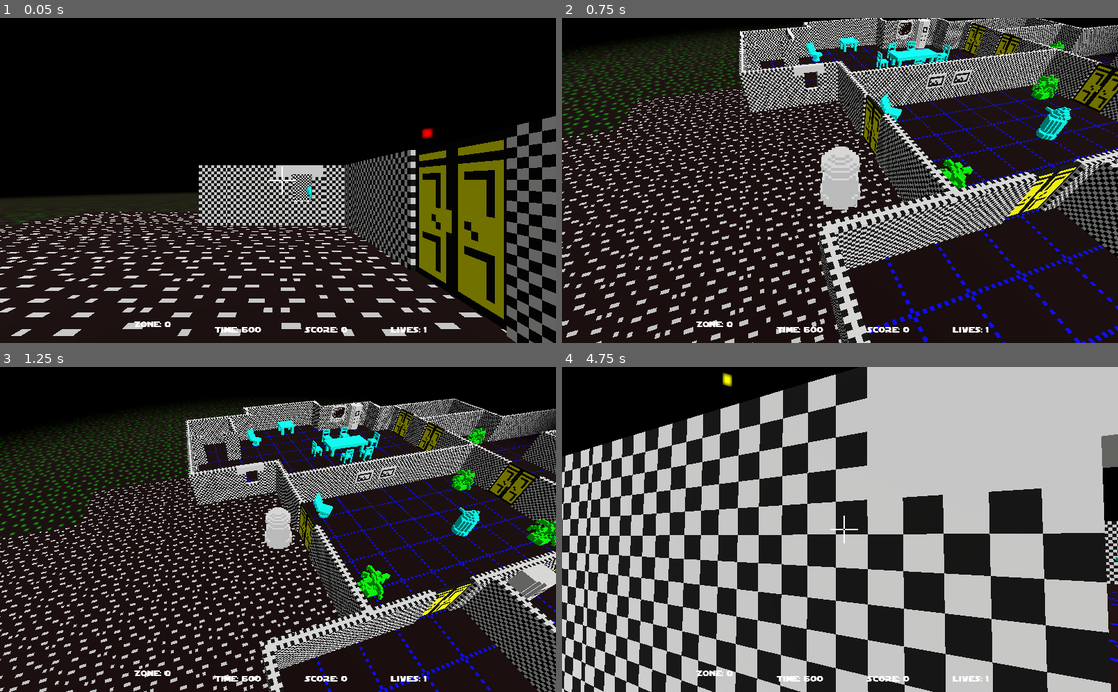
Above: before the commit, frames 1-4 (two rows, left to right).
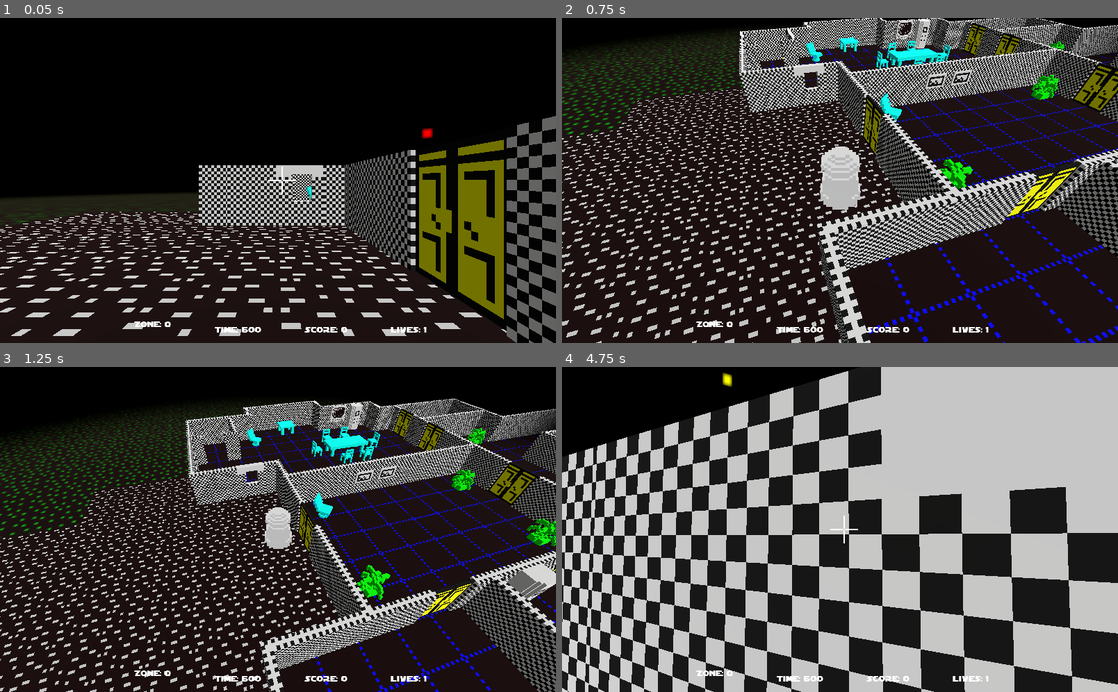
Above: after the commit, the same moments.

Repository: SteveSmith16384/LaserSquadFPS
Game: Godot game, scene res://Main.tscn
Two runs of this game, one before a commit and one after it. Both use one fixed random seed, a clock stepped at 60 frames per second and the inputs below.
Inputs (mouse positions are in pixels of both pictures, inside the frame that each line leads up to):
- Up to frame 1 (0.05 s): no input
- Up to frame 2 (0.75 s): move the mouse to (867, 180) at 0.52 s; hold W (move_forward) from 0.53 s (still down); tap 2 (camera_back) at 0.6 s
- Up to frame 3 (1.25 s): keep holding W (move_forward)
- Up to frame 4 (4.75 s): keep holding W (move_forward); move the mouse to (812, 529) at 1.27 s; tap 1 (camera_fwd) at 1.35, 4.35 s; move the mouse to (851, 523) at 2.02 s; press the mouse at (851, 523) at 2.03 s; move the mouse to (834, 536) at 2.77 s; release the mouse at (834, 536) at 2.78 s; tap F (toggle_first_person) at 2.85 s; move the mouse to (878, 532) at 3.52 s; tap 2 (camera_back) at 3.6 s; move the mouse to (795, 526) at 4.27 s

Frame 1 is identical in both runs. In frame 2, 0.4% of the frame differs, in the area x 50-92%, y 14-38%; in frame 3, 0.3%; in frame 4, 32%, in the area x 0-100%, y 0-100%.

Commit message:
Droids now shoot

Diff:
--- a/src/PlayersBullet.tscn
+++ b/src/Bullet.tscn
@@ -1,8 +1,8 @@
 [gd_scene load_steps=6 format=2]
 
-[ext_resource path="res://PlayersBullet.gd" type="Script" id=1]
+[ext_resource path="res://Bullet.gd" type="Script" id=1]
+[ext_resource path="res://Assets/models/laser_bolt.obj" type="ArrayMesh" id=2]
 [ext_resource path="res://Assets/models/laser_bolt.png" type="Texture" id=3]
-[ext_resource path="res://Assets/models/laser_bolt.obj" type="ArrayMesh" id=4]
 
 [sub_resource type="SpatialMaterial" id=1]
 flags_unshaded = true
@@ -17,10 +17,11 @@
 
 [node name="MeshInstance" type="MeshInstance" parent="."]
 transform = Transform( -1.62921e-07, 0, -1, 0, 1, 0, 1, 0, -1.62921e-07, -1.95131, 0, 1.95155 )
-mesh = ExtResource( 4 )
+mesh = ExtResource( 2 )
 material/0 = SubResource( 1 )
 
 [node name="CollisionShape" type="CollisionShape" parent="."]
+transform = Transform( 1, 0, 0, 0, 1, 0, 0, 0, 1, 0, 0.0505158, 0 )
 shape = SubResource( 2 )
 
 [node name="Timer" type="Timer" parent="."]
--- a/src/EnemyDroid.gd
+++ b/src/EnemyDroid.gd
@@ -1,4 +1,6 @@
 extends KinematicBody
+
+var bullet_class = preload("res://Bullet.tscn")
 
 var main : Main
 var player : Spatial
@@ -45,4 +47,13 @@
 func _on_Area_body_exited(body):
 	if body == player:
 		player_in_area = false
-	pass # Replace with function body.
+	pass
+
+
+func _on_ShootTimer_timeout():
+	if player_in_area && can_see_player:
+		var bullet : Bullet = bullet_class.instance()
+		main.add_child(bullet)
+		bullet.transform = global_transform
+		bullet.translation = get_node("Muzzle").global_transform.origin
+	pass
--- a/src/EnemyDroid.tscn
+++ b/src/EnemyDroid.tscn
@@ -27,5 +27,12 @@
 
 [node name="CollisionShape" type="CollisionShape" parent="Area"]
 shape = SubResource( 2 )
+
+[node name="ShootTimer" type="Timer" parent="."]
+autostart = true
+
+[node name="Muzzle" type="Spatial" parent="."]
+transform = Transform( 1, 0, 0, 0, 1, 0, 0, 0, 1, 0, 1.17032, -0.835943 )
 [connection signal="body_entered" from="Area" to="." method="_on_Area_body_entered"]
 [connection signal="body_exited" from="Area" to="." method="_on_Area_body_exited"]
+[connection signal="timeout" from="ShootTimer" to="." method="_on_ShootTimer_timeout"]
--- a/src/Player/LaserGun.gd
+++ b/src/Player/LaserGun.gd
@@ -21,7 +21,7 @@
 
 	current_ammo = clip_size
 
-	bullet_class = preload("res://PlayersBullet.tscn")
+	bullet_class = preload("res://Bullet.tscn")
 	pass
 
 
--- a/src/Player/Weapons/gun.tscn
+++ b/src/Player/Weapons/gun.tscn
@@ -9,4 +9,4 @@
 cast_shadow = 0
 
 [node name="Muzzle" type="Spatial" parent="." index="1"]
-transform = Transform( 1, 0, 0, 0, 1, 0, 0, 0, 1, 0, 0.110132, -0.972016 )
+transform = Transform( 1, 0, 0, 0, 1, 0, 0, 0, 1, 0, 0.110132, -0.504404 )
--- /dev/null
+++ b/src/SternersHouse.gd
@@ -0,0 +1,21 @@
+extends Spatial
+
+
+
+func _ready():
+	place_droids()
+	pass # Replace with function body.
+
+
+func place_droids():
+	var droid_start_positions = $DroidStartPositions
+	var droids = get_tree().get_nodes_in_group("droid")
+	for droid in droids:
+		var idx = Globals.rnd.randi_range(0, droid_start_positions.get_child_count()-1)
+		droid.translation = droid_start_positions.get_child(idx).translation;
+		droid_start_positions.remove_child(droid_start_positions.get_child(idx))
+	pass
+
+# Called every frame. 'delta' is the elapsed time since the previous frame.
+#func _process(delta):
+#	pass
--- a/src/SternersHouse.tscn
+++ b/src/SternersHouse.tscn
@@ -21,8 +21,10 @@
 [ext_resource path="res://Wall_Window.tscn" type="PackedScene" id=19]
 [ext_resource path="res://Picture.tscn" type="PackedScene" id=20]
 [ext_resource path="res://EnemyDroid.tscn" type="PackedScene" id=21]
+[ext_resource path="res://SternersHouse.gd" type="Script" id=22]
 
 [node name="SternersHouse" type="Spatial"]
+script = ExtResource( 22 )
 
 [node name="Picture" parent="." instance=ExtResource( 20 )]
 transform = Transform( -1.62921e-07, 0, 1, 0, 1, 0, -1, 0, -1.62921e-07, 8.1829, 0, -1.75746 )
@@ -120,6 +122,15 @@
 [node name="Door12" parent="." instance=ExtResource( 16 )]
 transform = Transform( -1.62921e-07, 0, 1, 0, 1, 0, -1, 0, -1.62921e-07, 41.6, 0, 9.6 )
 
+[node name="Door17" parent="." instance=ExtResource( 16 )]
+transform = Transform( -1.62921e-07, 0, 1, 0, 1, 0, -1, 0, -1.62921e-07, 36.8, 0, 9.6 )
+
+[node name="Door19" parent="." instance=ExtResource( 16 )]
+transform = Transform( -1.62921e-07, 0, 1, 0, 1, 0, -1, 0, -1.62921e-07, 36.8, 0, 1.6 )
+
+[node name="Door18" parent="." instance=ExtResource( 16 )]
+transform = Transform( -1.62921e-07, 0, 1, 0, 1, 0, -1, 0, -1.62921e-07, 19.2, 0, 19.2 )
+
 [node name="Door13" parent="." instance=ExtResource( 16 )]
 transform = Transform( -1.62921e-07, 0, 1, 0, 1, 0, -1, 0, -1.62921e-07, 17.6, 0, -3.2 )
 
@@ -132,6 +143,9 @@
 [node name="Door8" parent="." instance=ExtResource( 16 )]
 transform = Transform( 1, 0, 0, 0, 1, 0, 0, 0, 1, 14.4, 0, 17.6 )
 
+[node name="Door16" parent="." instance=ExtResource( 16 )]
+transform = Transform( 1, 0, 0, 0, 1, 0, 0, 0, 1, 22.4, 0, 16 )
+
 [node name="Table" parent="." instance=ExtResource( 9 )]
 transform = Transform( 1, 0, 0, 0, 1, 0, 0, 0, 1, 8, 0, -9.6 )
 
@@ -1448,12 +1462,18 @@
 [node name="WallHalf2" parent="." instance=ExtResource( 4 )]
 transform = Transform( 1, 0, 0, 0, 1, 0, 0, 0, 1, 4.32116, 0, 8.00341 )
 
+[node name="WallHalf28" parent="." instance=ExtResource( 4 )]
+transform = Transform( 1, 0, 0, 0, 1, 0, 0, 0, 1, 23.5212, 0, 16.0034 )
+
 [node name="WallHalf22" parent="." instance=ExtResource( 4 )]
 transform = Transform( 1, 0, 0, 0, 1, 0, 0, 0, 1, 41.1212, 0, 0.0034132 )
 
 [node name="WallHalf18" parent="." instance=ExtResource( 4 )]
 transform = Transform( 1, 0, 0, 0, 1, 0, 0, 0, 1, 18.0819, 0, 4.80341 )
 
+[node name="WallHalf29" parent="." instance=ExtResource( 4 )]
+transform = Transform( 1, 0, 0, 0, 1, 0, 0, 0, 1, 21.2819, 0, 16.0034 )
+
 [node name="WallHalf19" parent="." instance=ExtResource( 4 )]
 transform = Transform( 1, 0, 0, 0, 1, 0, 0, 0, 1, 0.481922, 0, -6.39659 )
 
@@ -1475,6 +1495,15 @@
 [node name="WallHalf11" parent="." instance=ExtResource( 4 )]
 transform = Transform( -1.62921e-07, 0, 1, 0, 1, 0, -1, 0, -1.62921e-07, 48.0006, 0, 3.65076 )
 
+[node name="WallHalf24" parent="." instance=ExtResource( 4 )]
+transform = Transform( -1.62921e-07, 0, 1, 0, 1, 0, -1, 0, -1.62921e-07, 19.2006, 0, 18.0508 )
+
+[node name="WallHalf25" parent="." instance=ExtResource( 4 )]
+transform = Transform( -1.62921e-07, 0, 1, 0, 1, 0, -1, 0, -1.62921e-07, 36.8006, 0, 8.45076 )
+
+[node name="WallHalf31" parent="." instance=ExtResource( 4 )]
+transform = Transform( -1.62921e-07, 0, 1, 0, 1, 0, -1, 0, -1.62921e-07, 36.8006, 0, 0.45076 )
+
 [node name="WallHalf12" parent="." instance=ExtResource( 4 )]
 transform = Transform( -1.62921e-07, 0, 1, 0, 1, 0, -1, 0, -1.62921e-07, 17.6006, 0, -7.54924 )
 
@@ -1499,6 +1528,15 @@
 [node name="WallHalf14" parent="." instance=ExtResource( 4 )]
 transform = Transform( -1.62921e-07, 0, 1, 0, 1, 0, -1, 0, -1.62921e-07, 41.6105, 0, 2.72856 )
 
+[node name="WallHalf26" parent="." instance=ExtResource( 4 )]
+transform = Transform( -1.62921e-07, 0, 1, 0, 1, 0, -1, 0, -1.62921e-07, 36.8105, 0, 10.7286 )
+
+[node name="WallHalf30" parent="." instance=ExtResource( 4 )]
+transform = Transform( -1.62921e-07, 0, 1, 0, 1, 0, -1, 0, -1.62921e-07, 36.8105, 0, 2.72856 )
+
+[node name="WallHalf27" parent="." instance=ExtResource( 4 )]
+transform = Transform( -1.62921e-07, 0, 1, 0, 1, 0, -1, 0, -1.62921e-07, 19.2105, 0, 20.3286 )
+
 [node name="WallHalf15" parent="." instance=ExtResource( 4 )]
 transform = Transform( -1.62921e-07, 0, 1, 0, 1, 0, -1, 0, -1.62921e-07, 46.4104, 0, -5.27144 )
 
@@ -1511,5 +1549,94 @@
 [node name="WallHalf21" parent="." instance=ExtResource( 4 )]
 transform = Transform( -1.62921e-07, 0, 1, 0, 1, 0, -1, 0, -1.62921e-07, 24.0105, 0, 7.52856 )
 
-[node name="EnemyDroid" parent="." instance=ExtResource( 21 )]
+[node name="EnemyDroid1" parent="." groups=[
+"droid",
+] instance=ExtResource( 21 )]
 transform = Transform( 1, 0, 0, 0, 1, 0, 0, 0, 1, 12.8, 0, 4.8 )
+
+[node name="EnemyDroid2" parent="." groups=[
+"droid",
+] instance=ExtResource( 21 )]
+transform = Transform( 1, 0, 0, 0, 1, 0, 0, 0, 1, 12.8, 0, 4.8 )
+
+[node name="EnemyDroid3" parent="." groups=[
+"droid",
+] instance=ExtResource( 21 )]
+transform = Transform( 1, 0, 0, 0, 1, 0, 0, 0, 1, 12.8, 0, 4.8 )
+
+[node name="EnemyDroid4" parent="." groups=[
+"droid",
+] instance=ExtResource( 21 )]
+transform = Transform( 1, 0, 0, 0, 1, 0, 0, 0, 1, 12.8, 0, 4.8 )
+
+[node name="EnemyDroid5" parent="." groups=[
+"droid",
+] instance=ExtResource( 21 )]
+transform = Transform( 1, 0, 0, 0, 1, 0, 0, 0, 1, 12.8, 0, 4.8 )
+
+[node name="SternerStartPositions" type="Spatial" parent="."]
+
+[node name="SternerStartPosition1" type="Spatial" parent="SternerStartPositions"]
+transform = Transform( 1, 0, 0, 0, 1, 0, 0, 0, 1, 1.6, 0, -8 )
+
+[node name="SternerStartPosition2" type="Spatial" parent="SternerStartPositions"]
+transform = Transform( 1, 0, 0, 0, 1, 0, 0, 0, 1, 22.4, 0, -6.4 )
+
+[node name="SternerStartPosition3" type="Spatial" parent="SternerStartPositions"]
+transform = Transform( 1, 0, 0, 0, 1, 0, 0, 0, 1, 22.4, 0, 6.4 )
+
+[node name="SternerStartPosition4" type="Spatial" parent="SternerStartPositions"]
+transform = Transform( 1, 0, 0, 0, 1, 0, 0, 0, 1, 32, 0, 6.4 )
+
+[node name="SternerStartPosition5" type="Spatial" parent="SternerStartPositions"]
+transform = Transform( 1, 0, 0, 0, 1, 0, 0, 0, 1, 46.4, 0, 11.2 )
+
+[node name="SternerStartPosition6" type="Spatial" parent="SternerStartPositions"]
+transform = Transform( 1, 0, 0, 0, 1, 0, 0, 0, 1, 25.6, 0, 20.8 )
+
+[node name="SternerStartPosition7" type="Spatial" parent="SternerStartPositions"]
+transform = Transform( 1, 0, 0, 0, 1, 0, 0, 0, 1, 4.8, 0, 20.8 )
+
+[node name="SternerStartPosition8" type="Spatial" parent="SternerStartPositions"]
+transform = Transform( 1, 0, 0, 0, 1, 0, 0, 0, 1, 3.2, 0, 9.6 )
+
+[node name="SternerStartPosition9" type="Spatial" parent="SternerStartPositions"]
+transform = Transform( 1, 0, 0, 0, 1, 0, 0, 0, 1, 19.2, 0, 9.6 )
+
+[node name="SternerStartPosition10" type="Spatial" parent="SternerStartPositions"]
+transform = Transform( 1, 0, 0, 0, 1, 0, 0, 0, 1, 22.4, 0, 9.6 )
+
+[node name="SternerStartPosition11" type="Spatial" parent="SternerStartPositions"]
+transform = Transform( 1, 0, 0, 0, 1, 0, 0, 0, 1, 38.4, 0, 1.6 )
+
+[node name="DroidStartPositions" type="Spatial" parent="."]
+
+[node name="DroidStartPosition1" type="Spatial" parent="DroidStartPositions"]
+transform = Transform( 1, 0, 0, 0, 1, 0, 0, 0, 1, 9.6, 0, 3.2 )
+
+[node name="DroidStartPosition2" type="Spatial" parent="DroidStartPositions"]
+transform = Transform( 1, 0, 0, 0, 1, 0, 0, 0, 1, 8, 0, -6.4 )
+
+[node name="DroidStartPosition3" type="Spatial" parent="DroidStartPositions"]
+transform = Transform( 1, 0, 0, 0, 1, 0, 0, 0, 1, 46.4, 0, -3.2 )
+
+[node name="DroidStartPosition4" type="Spatial" parent="DroidStartPositions"]
+transform = Transform( 1, 0, 0, 0, 1, 0, 0, 0, 1, 46.4, 0, 1.6 )
+
+[node name="DroidStartPosition5" type="Spatial" parent="DroidStartPositions"]
+transform = Transform( 1, 0, 0, 0, 1, 0, 0, 0, 1, 22.4, 0, 19.2 )
+
+[node name="DroidStartPosition6" type="Spatial" parent="DroidStartPositions"]
+transform = Transform( 1, 0, 0, 0, 1, 0, 0, 0, 1, 8, 0, 19.2 )
+
+[node name="DroidStartPosition7" type="Spatial" parent="DroidStartPositions"]
+transform = Transform( 1, 0, 0, 0, 1, 0, 0, 0, 1, 14.4, 0, 12.8 )
+
+[node name="DroidStartPosition8" type="Spatial" parent="DroidStartPositions"]
+transform = Transform( 1, 0, 0, 0, 1, 0, 0, 0, 1, 22.4, 0, -1.6 )
+
+[node name="DroidStartPosition9" type="Spatial" parent="DroidStartPositions"]
+transform = Transform( 1, 0, 0, 0, 1, 0, 0, 0, 1, 28.8, 0, 3.2 )
+
+[node name="DroidStartPosition10" type="Spatial" parent="DroidStartPositions"]
+transform = Transform( 1, 0, 0, 0, 1, 0, 0, 0, 1, 35.2, 0, 1.6 )
--- a/src/Wall_Window.tscn
+++ b/src/Wall_Window.tscn
@@ -1,9 +1,15 @@
-[gd_scene load_steps=3 format=2]
+[gd_scene load_steps=5 format=2]
 
 [ext_resource path="res://Assets/models/the_assassins/wall_window.obj" type="ArrayMesh" id=1]
 
 [sub_resource type="BoxShape" id=1]
-extents = Vector3( 0.803764, 0.844857, 0.143523 )
+extents = Vector3( 0.813411, 0.463481, 0.14477 )
+
+[sub_resource type="BoxShape" id=2]
+extents = Vector3( 0.804636, 0.195967, 0.165971 )
+
+[sub_resource type="BoxShape" id=3]
+extents = Vector3( 0.240981, 0.516484, 0.143523 )
 
 [node name="Wall_Window" type="StaticBody"]
 
@@ -13,5 +19,17 @@
 material/0 = null
 
 [node name="CollisionShape" type="CollisionShape" parent="."]
-transform = Transform( 1, 0, 0, 0, 1, 0, 0, 0, 1, 0, 0.857092, 0 )
+transform = Transform( 1, 0, 0, 0, 1, 0, 0, 0, 1, 0, 0.43307, 0 )
 shape = SubResource( 1 )
+
+[node name="CollisionShape2" type="CollisionShape" parent="."]
+transform = Transform( 1, 0, 0, 0, 1, 0, 0, 0, 1, 0, 1.95955, 0 )
+shape = SubResource( 2 )
+
+[node name="CollisionShape3" type="CollisionShape" parent="."]
+transform = Transform( 1, 0, 0, 0, 1, 0, 0, 0, 1, -0.530028, 1.29171, 0 )
+shape = SubResource( 3 )
+
+[node name="CollisionShape4" type="CollisionShape" parent="."]
+transform = Transform( 1, 0, 0, 0, 1, 0, 0, 0, 1, 0.604231, 1.35532, 0 )
+shape = SubResource( 3 )
--- a/src/project.godot
+++ b/src/project.godot
@@ -12,7 +12,7 @@
 "base": "KinematicBody",
 "class": "Bullet",
 "language": "GDScript",
-"path": "res://PlayersBullet.gd"
+"path": "res://Bullet.gd"
 }, {
 "base": "KinematicBody",
 "class": "ExtraLife",
Renamed: src/PlayersBullet.gd -> src/Bullet.gd
Not shown: 1 places in src/SternersHouse.tscn that only renumber resources
